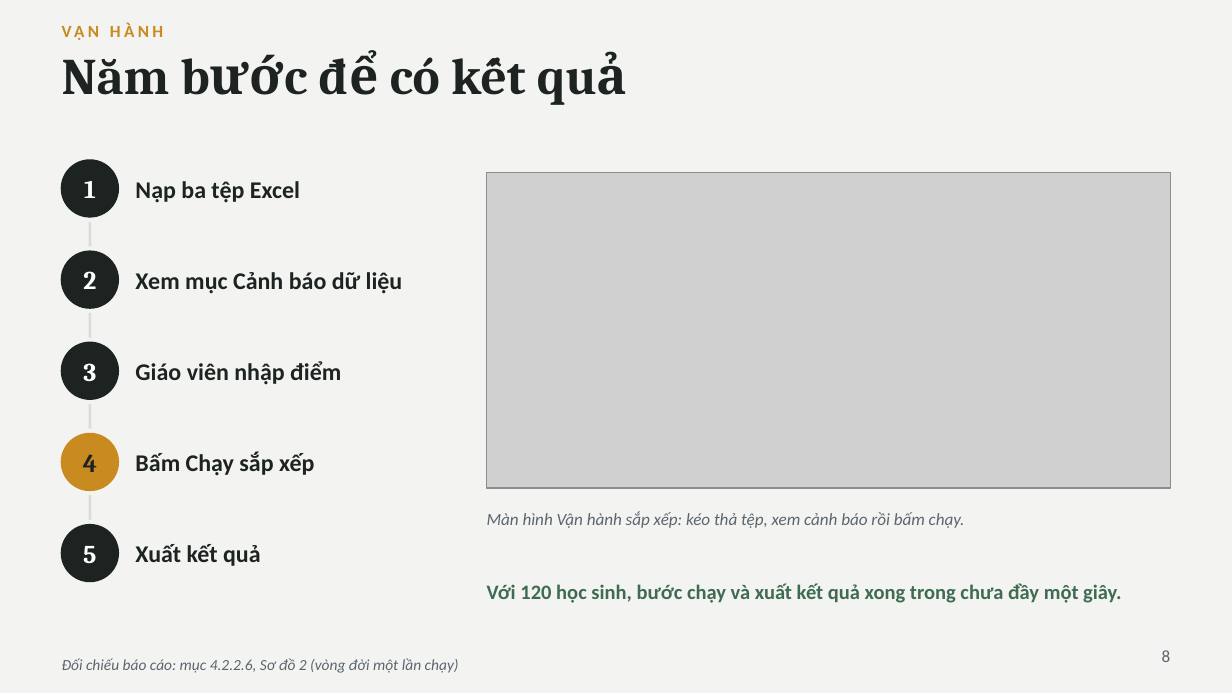
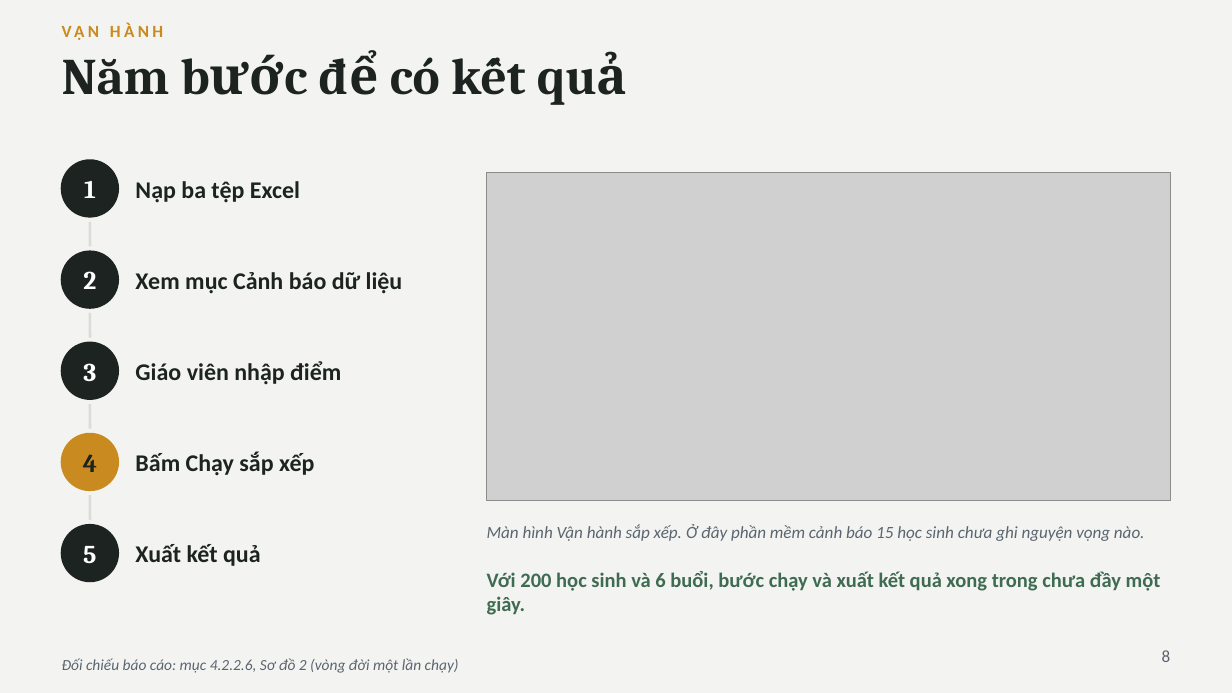
Before and after one commit to nguyenphanvantruong6969-arch/rbda-kiosk, a slide deck: slide 8 of TRINH_BAY_BAN_GIAM_HIEU.pptx. Drawn at 1232x693 pixels with LibreOffice and Linux fonts; fonts in the diff are those of the drawing; grey boxes stand for pictures. Boxes give left, top, right and bottom in pixels: in the first picture for what was removed or moved away, otherwise in the second. Text is boxed around its words. In the diff, an @@ line names an element or a change of style, - is before the commit and + after.

```diff
--- a/TRINH_BAY_BAN_GIAM_HIEU.pptx
+++ b/TRINH_BAY_BAN_GIAM_HIEU.pptx
@@ picture resized from (x1=487, y1=172, x2=1170, y2=488) to (x1=487, y1=172, x2=1170, y2=500) @@
@@ text at (x1=487, y1=524, x2=1145, y2=541): text changed @@
-Màn hình Vận hành sắp xếp: kéo thả tệp, xem cảnh báo rồi bấm chạy.
+Màn hình Vận hành sắp xếp. Ở đây phần mềm cảnh báo 15 học sinh chưa ghi nguyện vọng nào.
@@ text at (x1=487, y1=571, x2=1161, y2=615): text changed @@
-Với 120 học sinh, bước chạy và xuất kết quả xong trong chưa đầy một giây.
+Với 200 học sinh và 6 buổi, bước chạy và xuất kết quả xong trong chưa đầy một giây.
```
Also in this commit, not shown: 3 other slides changed.
